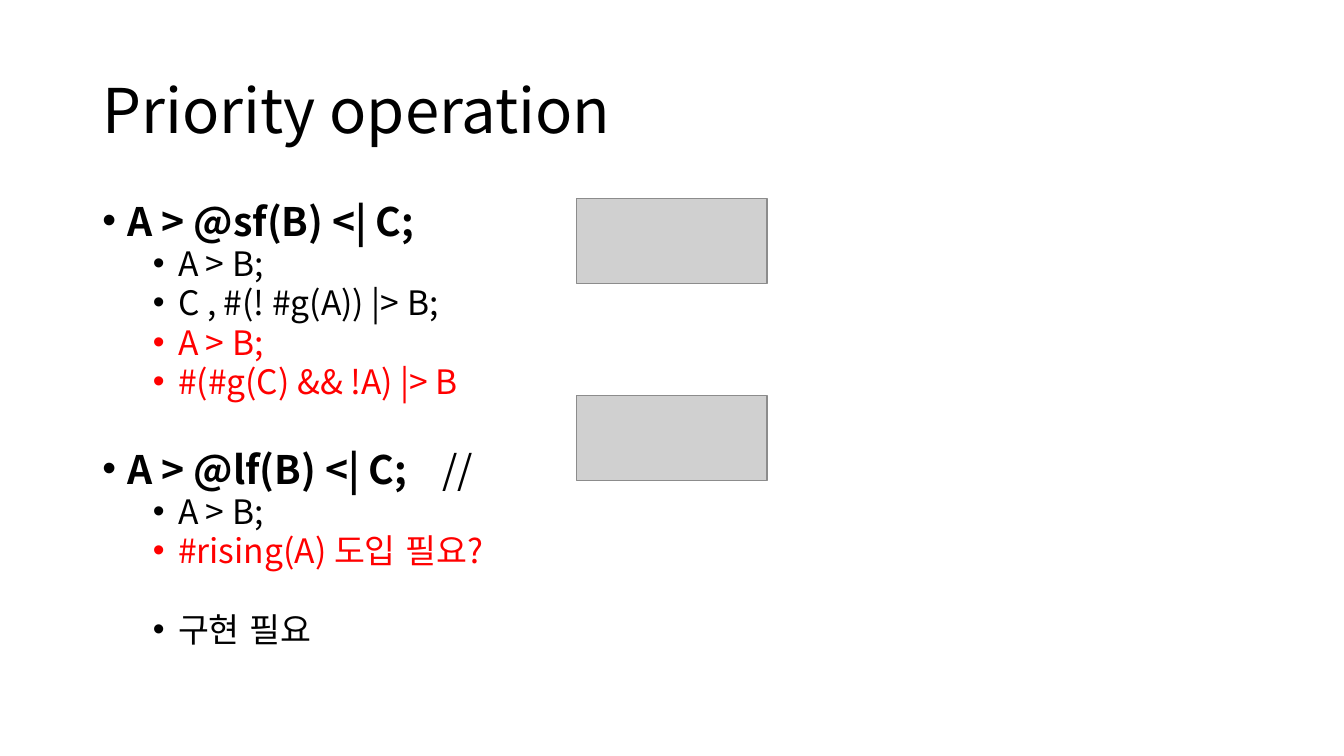
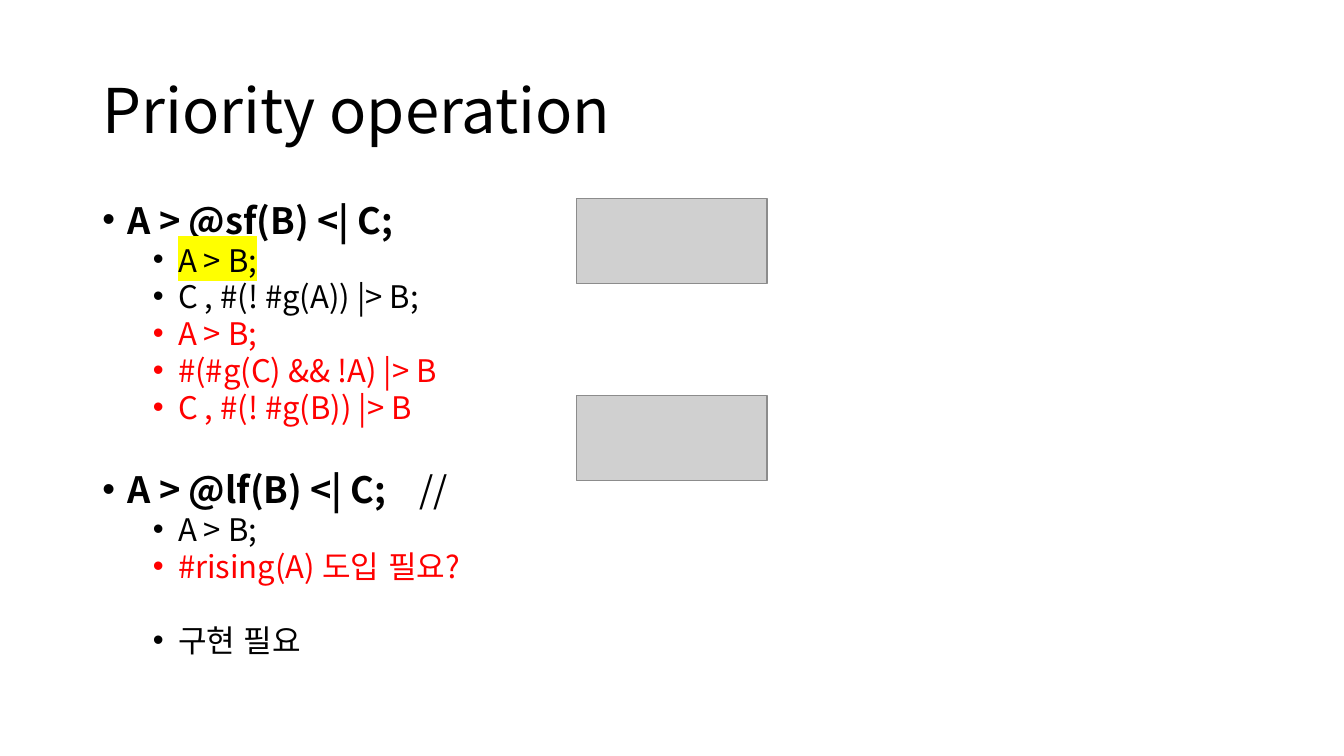
Before and after one commit to DualsoftDev/ds, a slide deck: slide 1 of Doc/PowerPoint/macro.pptx. Drawn at 1344x756 pixels with LibreOffice and Linux fonts; fonts in the diff are those of the drawing; grey boxes stand for pictures. Boxes give left, top, right and bottom in pixels: in the first picture for what was removed or moved away, otherwise in the second. Text is boxed around its words. In the diff, an @@ line names an element or a change of style, - is before the commit and + after.

Commit message:
sf(B) ppt update

```diff
--- a/Doc/PowerPoint/macro.pptx
+++ b/Doc/PowerPoint/macro.pptx
@@ text at <box>128,204,460,655</box>: size 28 to 25.9 pt in "A > @sf(B) <| C;", "A > @lf(B) <| C; //"; size 24 to 22.2 pt in "A > B;", "C , #(! #g(A)) |> B;", "A > B;", "#(#g(C) && !A) |> B" and 3 more places; highlight none to #FFFF00 in "A > B;" @@
@@ text at <box>178,387,411,427</box>: paragraph added @@
+  • C , #(! #g(B)) |> B
```
Also in this commit, not shown: 2 slides added.
